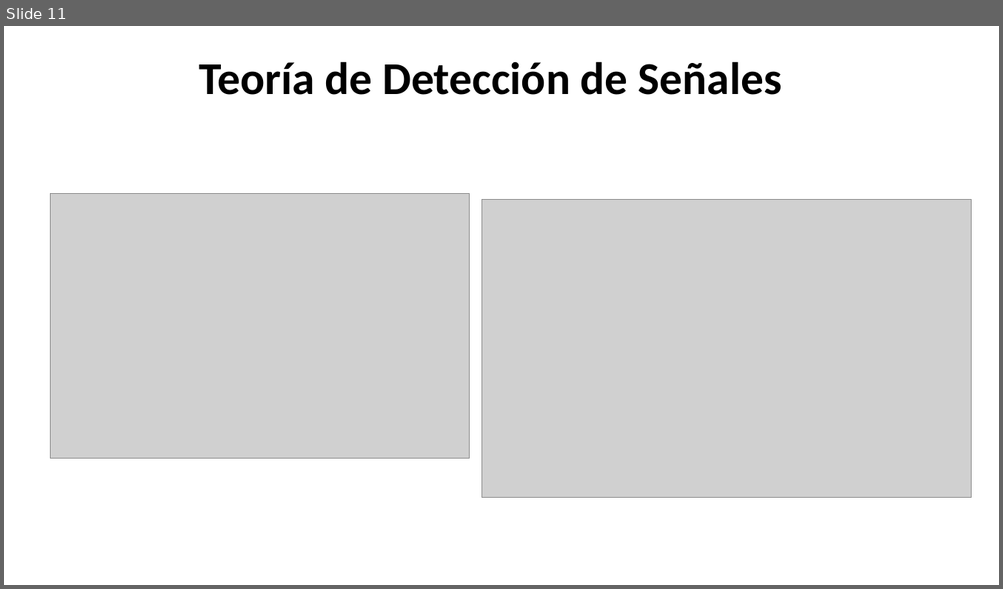
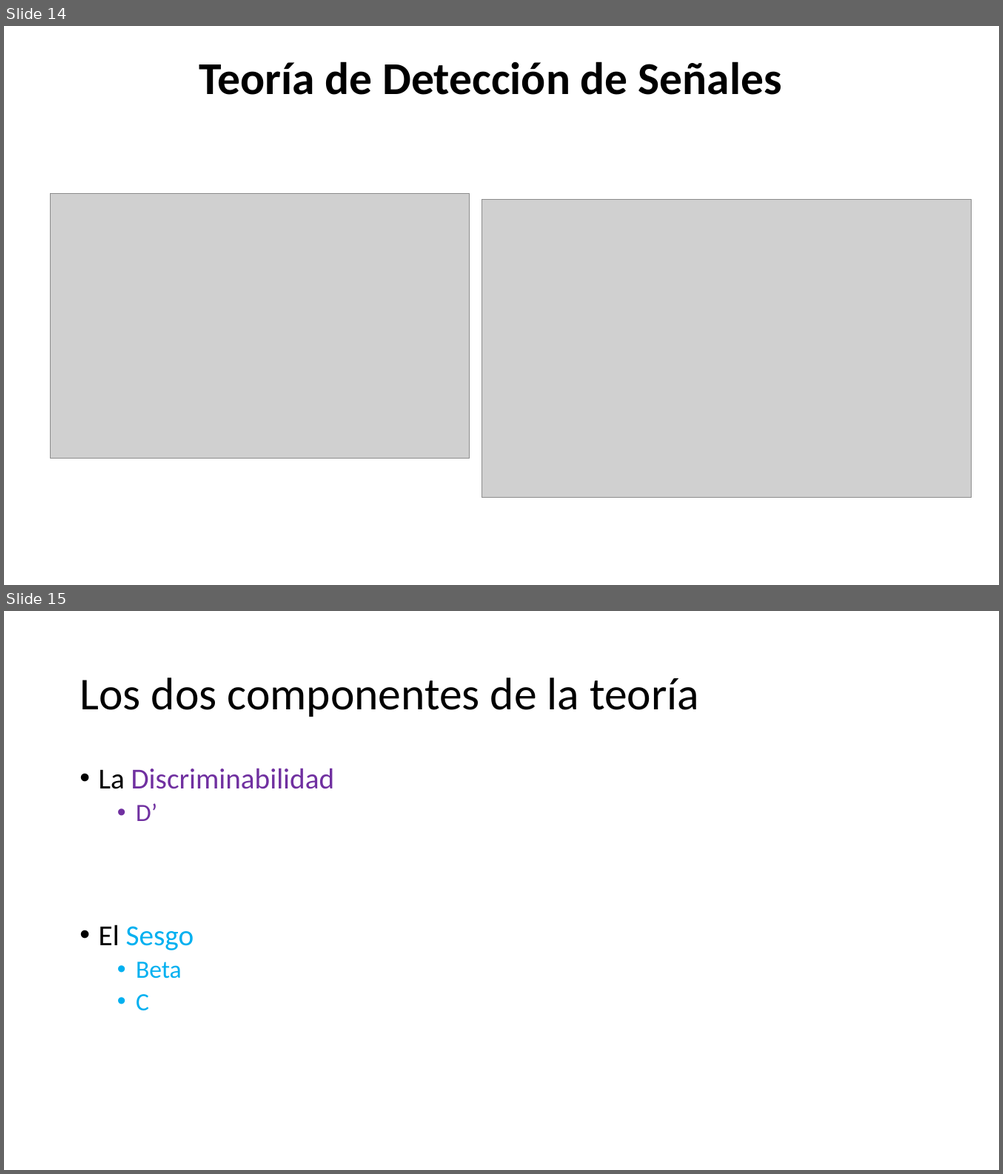
Before and after one commit to Adrifelcha/Adrifelcha, a slide deck: Tesis/Presentaciones/AMC_TDS.pptx. Shown one above the other, each under a label of ours: slide 11 before the commit, slides 14 and 15 after it. The pictures are 1003x589 and 1003x1174 pixels, drawn with LibreOffice and Linux fonts; fonts in the diff are those of the drawing; grey boxes stand for pictures. Boxes give left, top, right and bottom in pixels: in the first picture for what was removed or moved away, otherwise in the second. Text is boxed around its words. In the diff, an @@ line names an element or a change of style, - is before the commit and + after.

```diff
--- a/Tesis/Presentaciones/AMC_TDS.pptx
+++ b/Tesis/Presentaciones/AMC_TDS.pptx
@@ slide 15 added at (4,611,999,1170), background #FFFFFF @@
@@ title added at (79,678,699,717), 44 pt, text #000000 @@
+Los dos componentes de la teoría
@@ text added at (99,768,334,1011), 28 pt, text #7030A0 @@
+• La Discriminabilidad
+  • D’
+• El Sesgo
+  • Beta
+  • C
@@ what was slide 11 is now slide 14 @@
```
Also in this commit, not shown: 11 other slides added, 1 slide removed, 1 other file.
